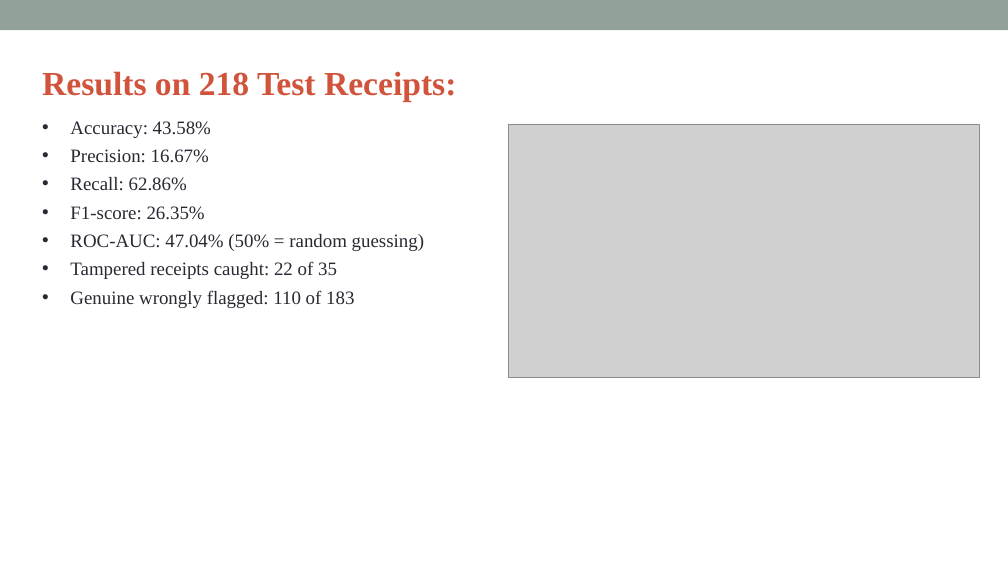
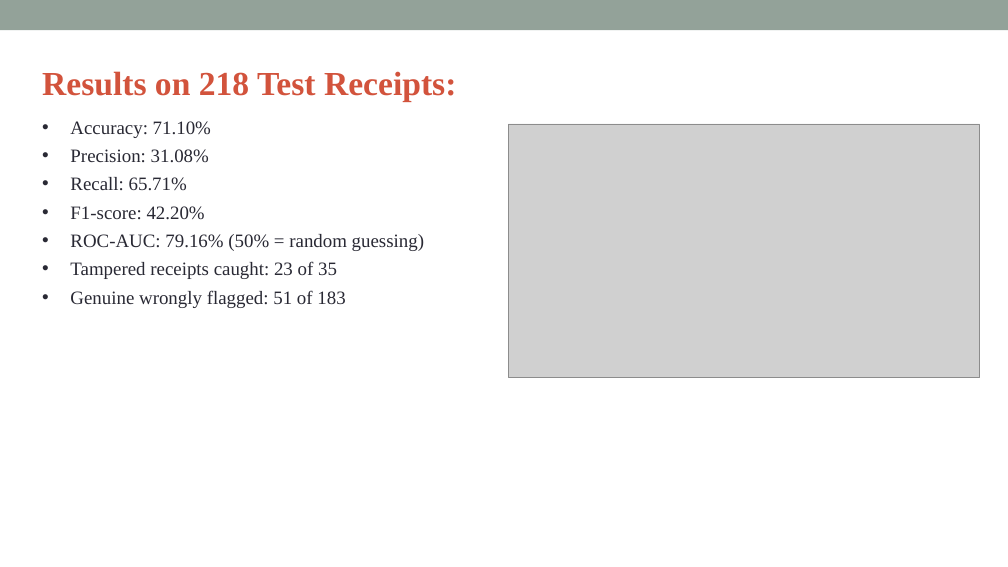
Before and after one commit to anjanireddyc-max/findoc-ai, a slide deck: slide 10 of report/FinDoc_AI_Review_PPT_Updated.pptx. Drawn at 1008x567 pixels with LibreOffice and Linux fonts; fonts in the diff are those of the drawing; grey boxes stand for pictures. Boxes give left, top, right and bottom in pixels: in the first picture for what was removed or moved away, otherwise in the second. Text is boxed around its words. In the diff, an @@ line names an element or a change of style, - is before the commit and + after.

```diff
--- a/report/FinDoc_AI_Review_PPT_Updated.pptx
+++ b/report/FinDoc_AI_Review_PPT_Updated.pptx
@@ text at [70,121,424,308]: text changed @@
-• Accuracy: 43.58%
-• Precision: 16.67%
-• Recall: 62.86%
-• F1-score: 26.35%
-• ROC-AUC: 47.04% (50% = random guessing)
-• Tampered receipts caught: 22 of 35
-• Genuine wrongly flagged: 110 of 183
+• Accuracy: 71.10%
+• Precision: 31.08%
+• Recall: 65.71%
+• F1-score: 42.20%
+• ROC-AUC: 79.16% (50% = random guessing)
+• Tampered receipts caught: 23 of 35
+• Genuine wrongly flagged: 51 of 183
```
Also in this commit, not shown: 7 other slides changed, 4 other files.
